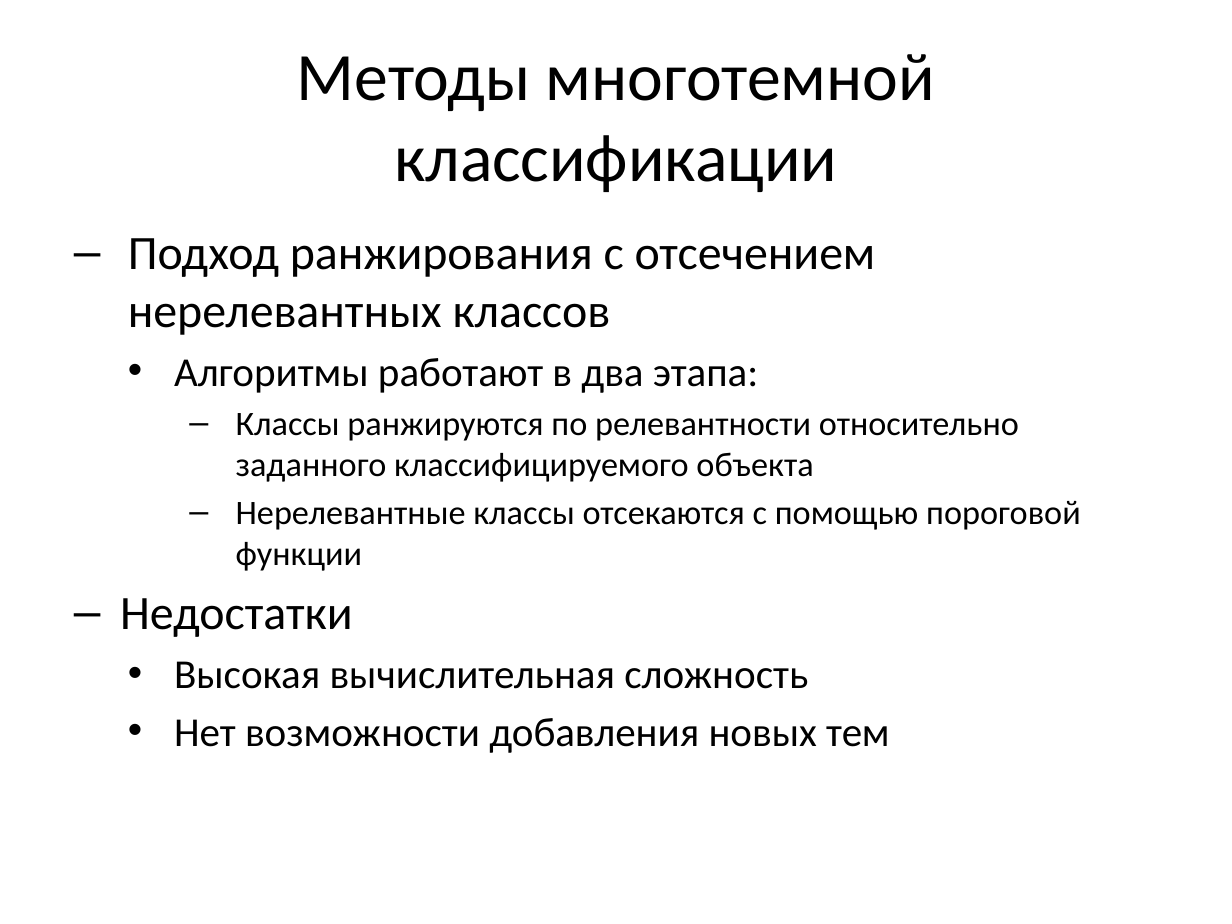
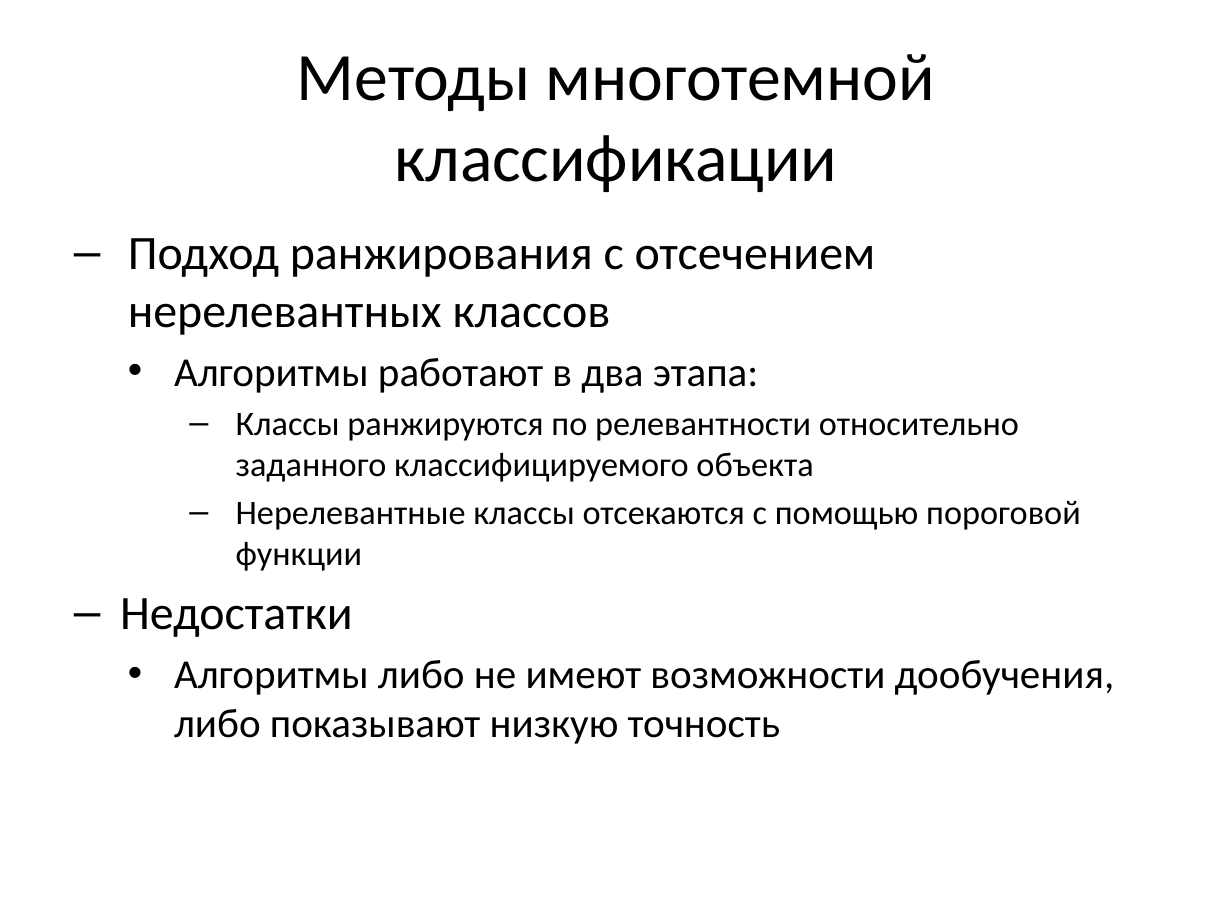
Before and after one commit to Oksert/Diplom_text, a slide deck: slide 11 of Треско_презентация.pptx. Drawn at 1232x924 pixels with LibreOffice and Linux fonts; fonts in the diff are those of the drawing. Boxes give left, top, right and bottom in pixels: in the first picture for what was removed or moved away, otherwise in the second. Text is boxed around its words. In the diff, an @@ line names an element or a change of style, - is before the commit and + after.

```diff
--- a/Треско_презентация.pptx
+++ b/Треско_презентация.pptx
@@ text at bbox=[174, 660, 1115, 744]: text changed @@
-    • Высокая вычислительная сложность
-    • Нет возможности добавления новых тем
+    • Алгоритмы либо не имеют возможности дообучения, либо показывают низкую точность
```
Also in this commit, not shown: 10 other slides changed, 1 slide added, 9 other files.
